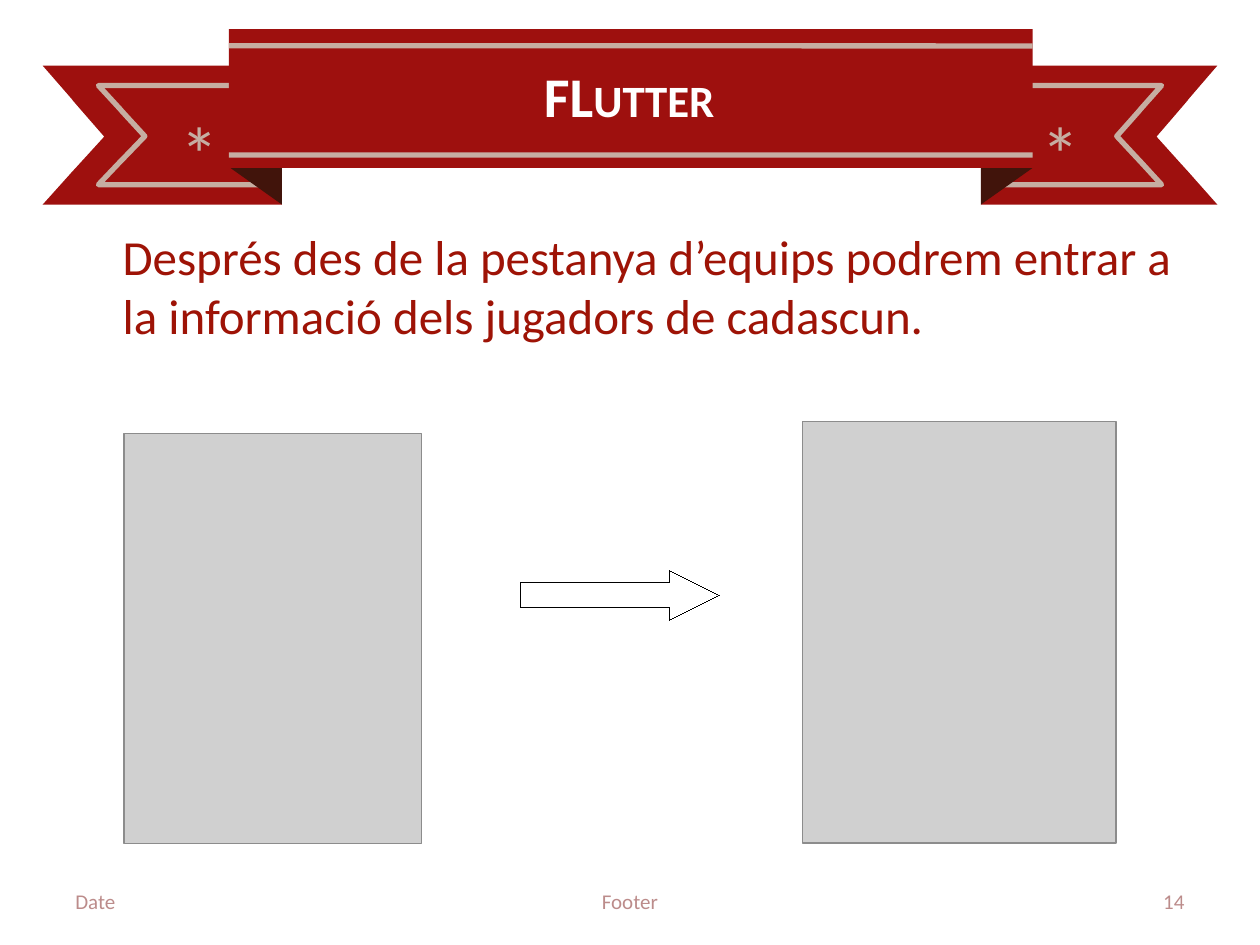
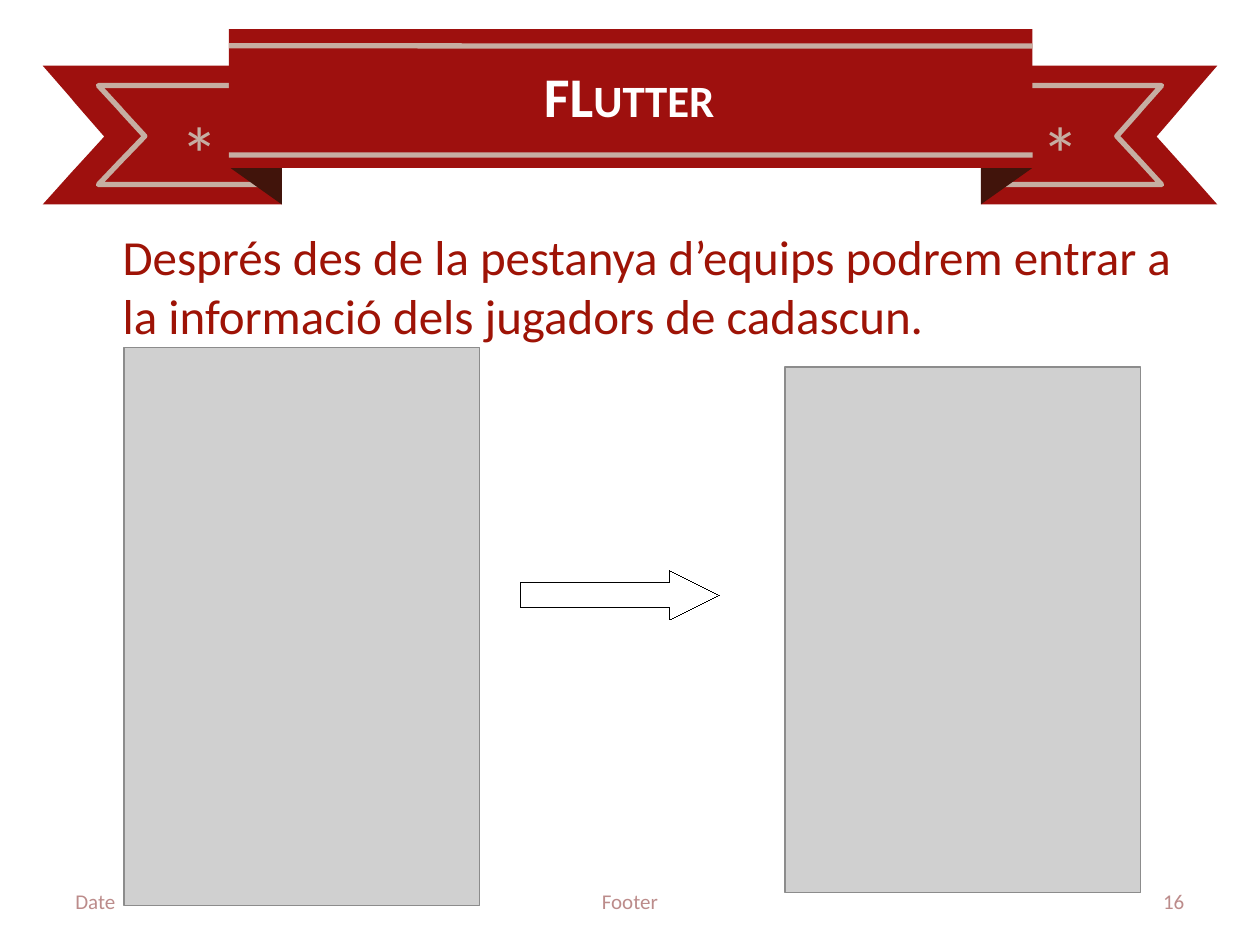
Before and after one commit to enrgmz15/TFG-EnriqueGomez, a slide deck: slide 16 of docs/PresentacioTFG.pptx (slide 14 before the commit). Drawn at 1260x945 pixels with LibreOffice and Linux fonts; fonts in the diff are those of the drawing; grey boxes stand for pictures; background and template pictures are left out. Boxes give left, top, right and bottom in pixels: in the first picture for what was removed or moved away, otherwise in the second. Text is boxed around its words. In the diff, an @@ line names an element or a change of style, - is before the commit and + after.

```diff
--- a/docs/PresentacioTFG.pptx
+++ b/docs/PresentacioTFG.pptx
@@ picture: place and size @@
-picture at (123,433,421,843)
+picture at (123,348,479,906)
@@ picture: place and size @@
-picture at (803,422,1116,844)
+picture at (785,367,1140,892)
@@ page number at (1163,895,1184,909): text changed @@
-14
+16
```
Also in this commit, not shown: 16 other slides changed, 3 slides added, 1 slide removed, 11 other files.
